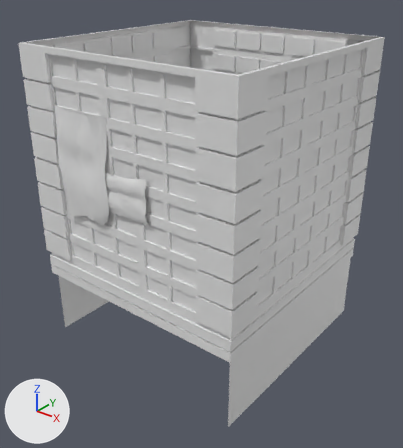
A saved change to the FBX model Assets/Models/Buildings/skidrow_building_2.fbx.
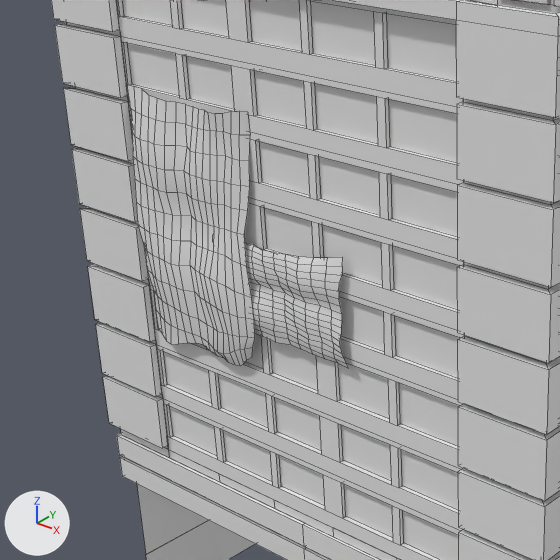
The first picture shows the older version from a 50 mm camera at (16.1, -20.6, 18.7) aimed at (0.2, -0.7, 6.4). The close-ups show the older and then the newer version on the part from 0% to 59% of the width and 15% to 69% of the height of that picture. Only the edits that show in the close-ups are written down. Every picture has the same lights, and +X, +Y and +Z are marked at lower left. The close-ups show mesh edges as thin lines. Materials are left out; every surface is plain grey. Where no turn or scale is listed for an object, it has been applied to the vertices.

The older version as bpy lines, for what is in view:
```python
me_mesh = bpy.data.meshes.new('Mesh')
me_mesh.from_pydata(...)  # 2501 vertices, 1907 faces; spans x -5.8..5.8, y -6.0..5.8, z 0.0..15.2
me_mesh.materials.append(mat_skidrow_building_2)
# before: 1939 (-5.7, 5.7, 0.0), 1940 (-5.7, -5.4, 0.0), 1945 (-5.7, -5.4, 3.7), 1946 (-5.7, 5.7, 1.4), 1947 (-5.7, -5.4, 1.4) at pixel (145, 554)
# before: 1951 (-5.7, -2.7, 3.7), 1959 (-5.7, -2.7, 1.4), 1974 (-5.7, -5.7, 3.7)
ob_skid_row_building_2 = bpy.data.objects.new('skid_row_building_2', me_mesh)
ob_skid_row_building_2.location = (0.0, 0.0, 0.0)
```
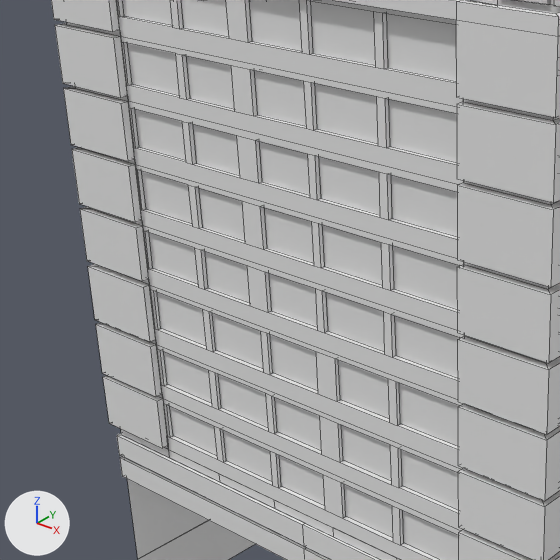
Boxes [x1, y1, x2, y2] around the edits, measured in the close-ups (560 x 560 px; the box of a moved part takes in the faces that stretch with it):
```json
{"part": 1, "of": "me_mesh", "change": "deleted", "before": [245, 243, 348, 368]}
{"part": 2, "of": "me_mesh", "change": "deleted", "before": [127, 84, 255, 366]}
{"part": 3, "of": "me_mesh", "change": "moved or reshaped", "before": [137, 484, 255, 560], "after": [127, 479, 255, 560]}
```

The change, as JSON lines over the scene's bpy script:
```json
{"block": "me_mesh", "where": "# used by ob_skid_row_building_2; location = (0.0, 0.0, 0.0)"}
{"block": "me_mesh", "where": "# verts and faces of me_mesh; kept vertices keep their numbers, new ones are numbered from 2501"}
{"op": "remove", "block": "me_mesh", "code": "me_mesh.from_pydata(...)  # 2501 vertices, 1907 faces; spans x -5.8..5.8, y -6.0..5.8, z 0.0..15.2"}
{"op": "add", "block": "me_mesh", "code": "me_mesh.from_pydata(...)  # 2092 vertices, 1555 faces; spans x -5.8..5.8, y -5.8..5.8, z 0.0..15.2"}
{"block": "me_mesh", "change": "me_mesh part 1: the loose piece of 204 vertices spanning x -1.8..1.5, y -5.9..-5.7, z 8.5..10.6 is deleted"}
{"block": "me_mesh", "change": "me_mesh part 2: the loose piece of 204 vertices spanning x -4.0..-0.7, y -6.0..-5.7, z 7.7..12.8 is deleted"}
{"block": "me_mesh", "change": "me_mesh part 3"}
{"op": "add", "block": "me_mesh", "code": "delete_vertices([1945, 1947])  # with the faces that use them"}
{"op": "add", "block": "me_mesh", "code": "verts[1940] = (-5.7, -5.7, 0.0)  # moved"}
{"op": "add", "block": "me_mesh", "code": "verts[2501] = (-5.7, -5.7, 1.4)  # pixel (137, 559)"}
{"op": "add", "block": "me_mesh", "code": "faces += [(1939, 1940, 2501, 1946), (1951, 1959, 2501, 1974)]"}
```
